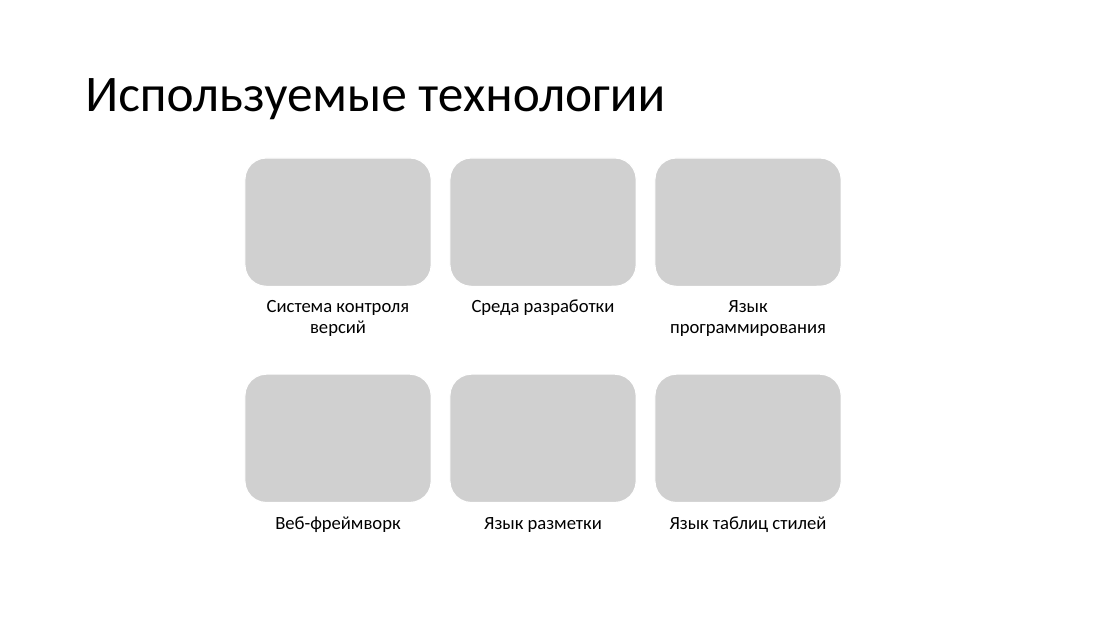
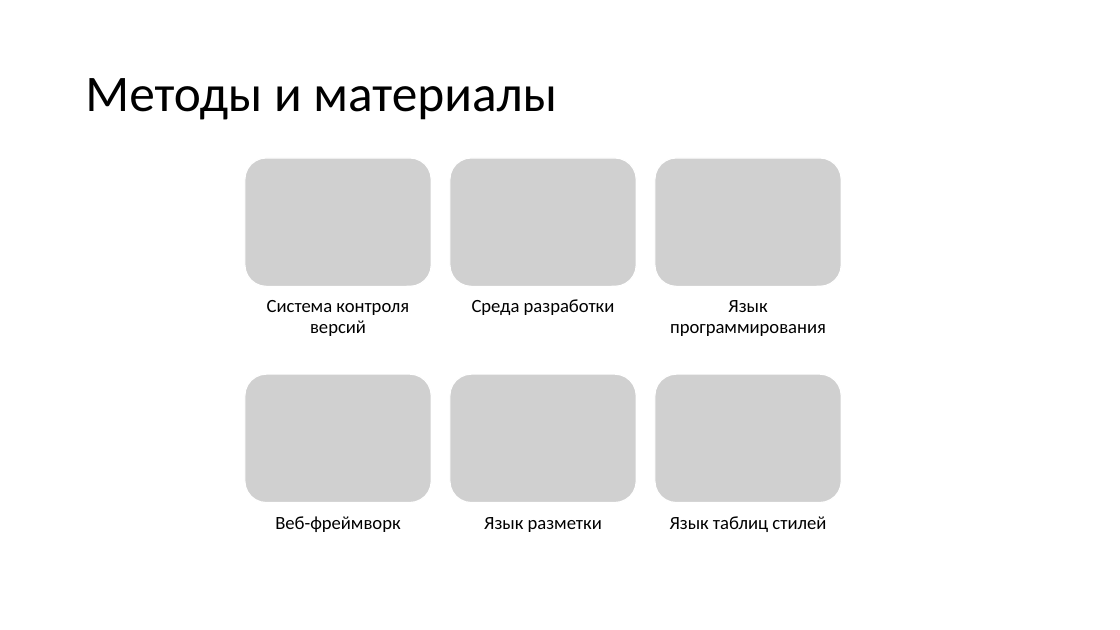
Before and after one commit to DaryaHomyak/VolunteerSearch, a slide deck: slide 8 of VolunteerSeach.pptx (slide 4 before the commit). Drawn at 1120x630 pixels with LibreOffice and Linux fonts; fonts in the diff are those of the drawing; grey boxes stand for pictures; background and template pictures are left out. Boxes give left, top, right and bottom in pixels: in the first picture for what was removed or moved away, otherwise in the second. Text is boxed around its words. In the diff, an @@ line names an element or a change of style, - is before the commit and + after.

```diff
--- a/VolunteerSeach.pptx
+++ b/VolunteerSeach.pptx
@@ title at [85, 78, 557, 120]: text changed @@
-Используемые технологии
+Методы и материалы
```
Also in this commit, not shown: 3 other slides changed, 5 slides added, 1 slide removed.
